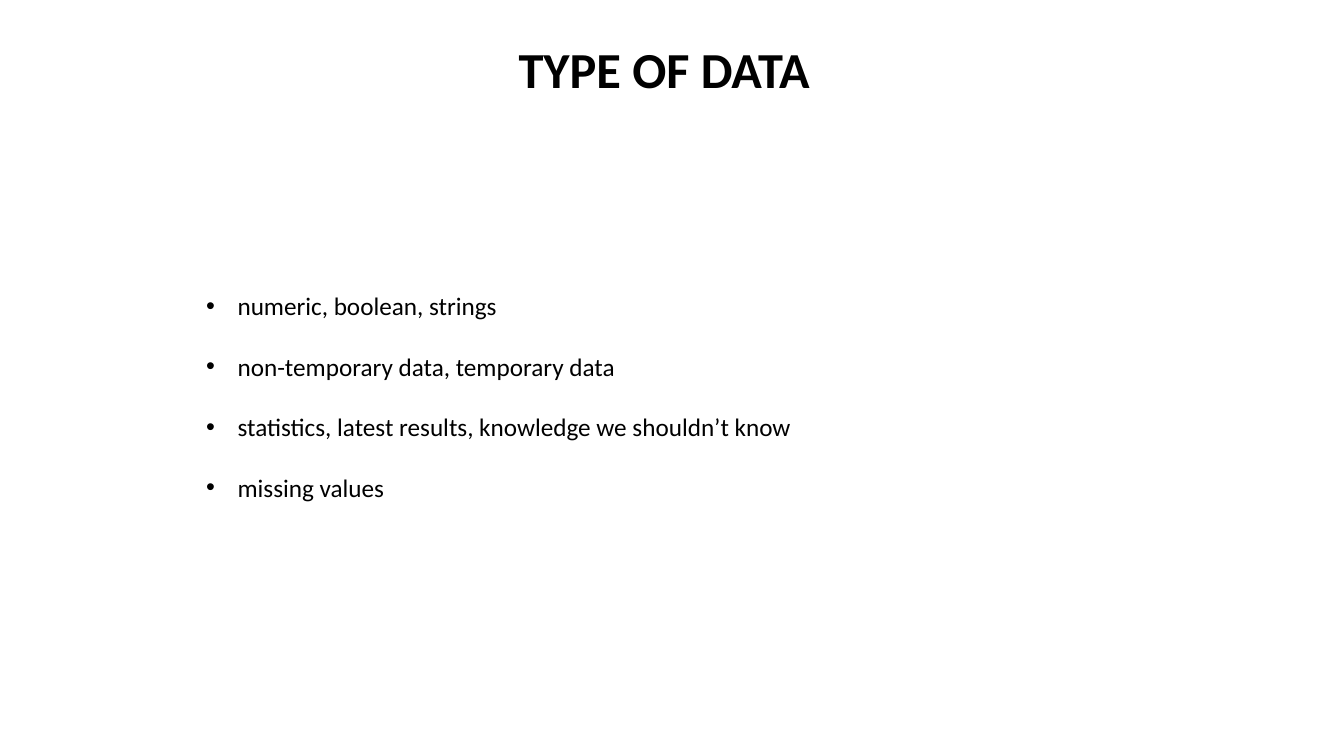
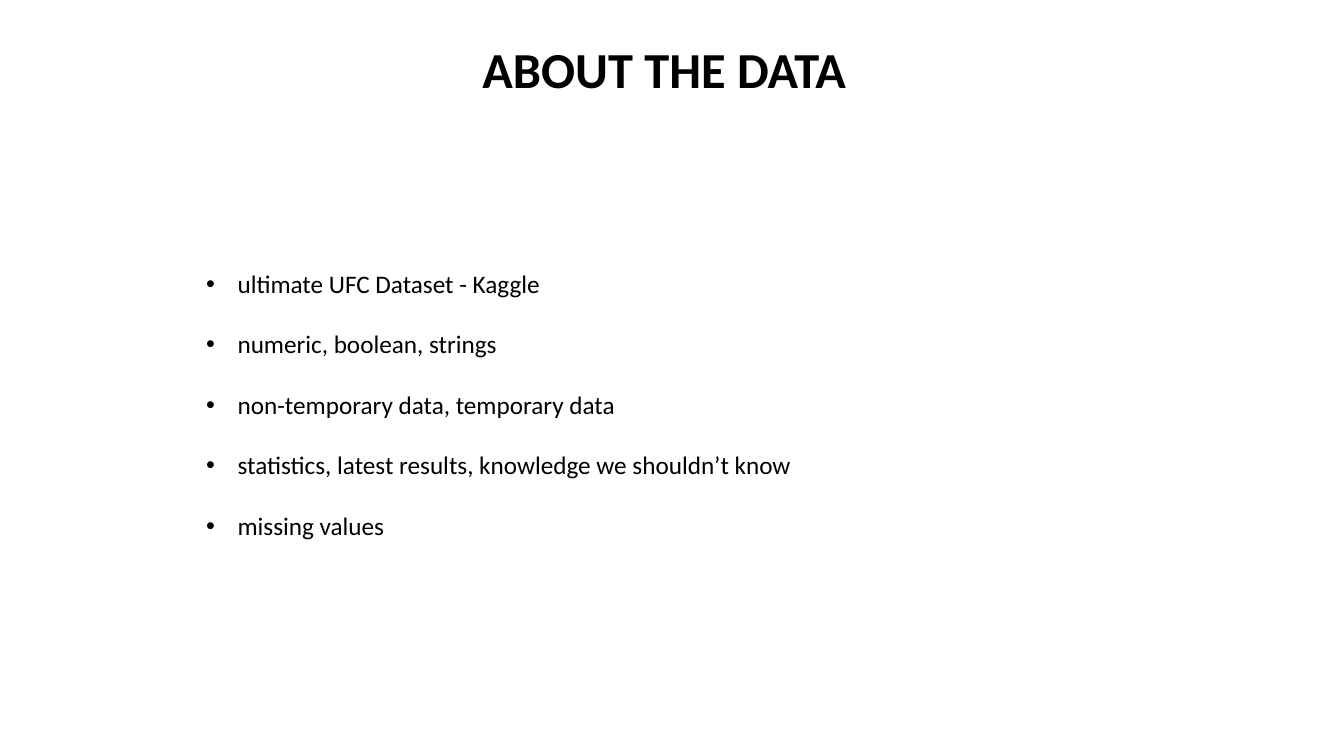
Before and after one commit to wilberquito/UFC-winner-predictor, a slide deck: slide 8 of presentation/presentation.pptx. Drawn at 1344x756 pixels with LibreOffice and Linux fonts; fonts in the diff are those of the drawing. Boxes give left, top, right and bottom in pixels: in the first picture for what was removed or moved away, otherwise in the second. Text is boxed around its words. In the diff, an @@ line names an element or a change of style, - is before the commit and + after.

Commit message:
Update presentation

```diff
--- a/presentation/presentation.pptx
+++ b/presentation/presentation.pptx
@@ title at <box>482,55,846,89</box>: text changed @@
-TYPE OF DATA
+ABOUT THE DATA
@@ text "ultimate UFC Dataset - Kaggle": place and size @@
-text "ultimate UFC Dataset - Kaggle" at <box>238,297,791,502</box>
+text "ultimate UFC Dataset - Kaggle" at <box>238,275,791,540</box>
@@ text at <box>238,275,540,298</box>: paragraph added @@
+• ultimate UFC Dataset - Kaggle
```
Also in this commit, not shown: 24 slides added, 10 other files.
